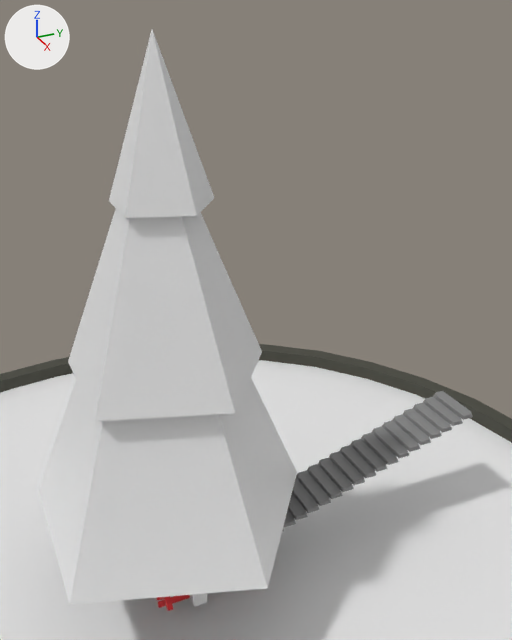
A saved change to the FBX model Assets/Map/Mesh/AssetsRpg.fbx.
Camera for both pictures: a camera (50 mm lens) standing at (11.89, -3.52, 11.72) and looking at (-0.23, 1.93, 5.67). The axes (+X, +Y, +Z) are drawn at upper left. The lights are the same throughout. Where no turn or scale is listed for an object, it has been applied to the vertices.

The first picture shows 'Bridge', 'BridgeHandle', 'Cylinder', 'SimpleTree', 'StairCase'.
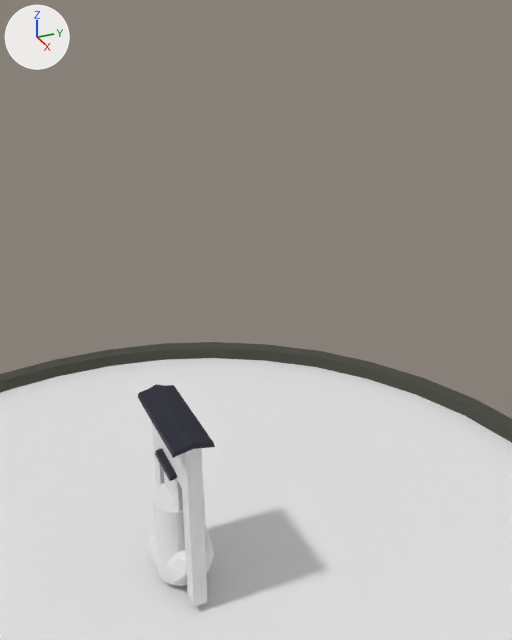
What differs and where, as boxes (x1, y1, x2, y2) in the pictures (512 x 640 px):
'SimpleTree', deleted
    before: (38, 29, 297, 605)
'StairCase', deleted
    before: (282, 391, 473, 531)
'Bridge', deleted
    before: (157, 595, 190, 608)
'BridgeHandle', deleted
    before: (160, 596, 173, 611)
'Door', unchanged, uncovered by the edit
    before: (189, 593, 207, 607)
    after: (138, 384, 215, 607)
'Player', unchanged, uncovered by the edit
    after: (152, 483, 206, 586)

The edits, one by one:
Object 'Bridge' (ob_bridge) is deleted.
Object 'StairCase' (ob_staircase) is deleted.
Object 'BridgeHandle' (ob_bridgehandle) is deleted.
Object 'SimpleTree' (ob_simpletree) is deleted.
